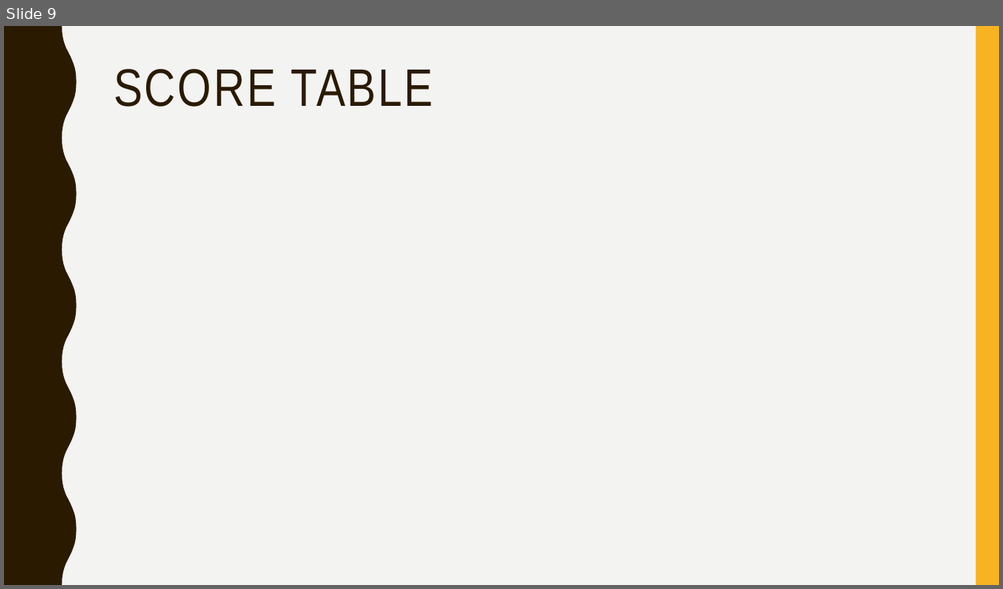
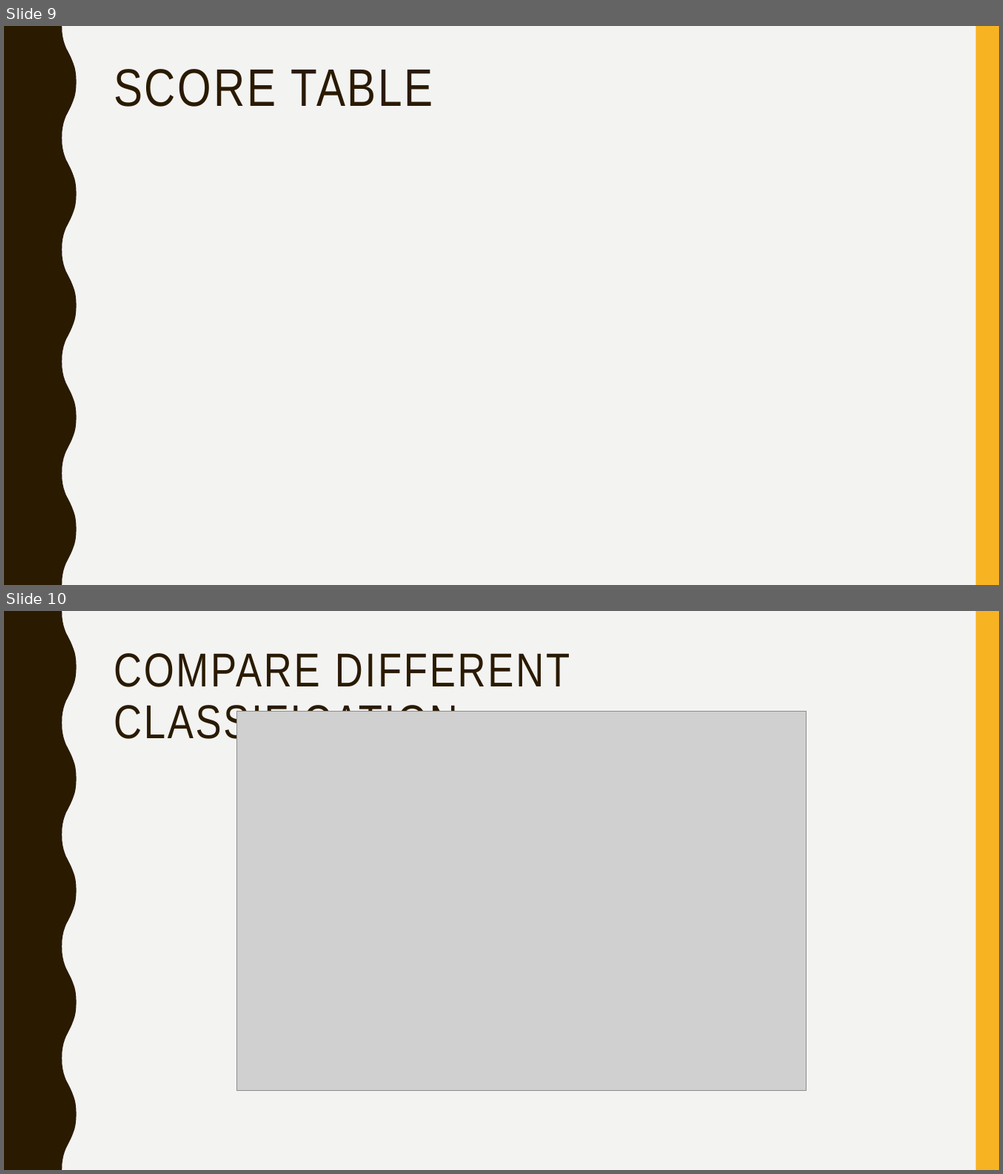
Before and after one commit to haonanou/MachineLearning_FinalProject, a slide deck: slides/ppt.pptx. Shown one above the other, each under a label of ours: slide 9 before the commit, slides 9 and 10 after it. The pictures are 1003x589 and 1003x1174 pixels, drawn with LibreOffice and Linux fonts; fonts in the diff are those of the drawing; grey boxes stand for pictures. Boxes give left, top, right and bottom in pixels: in the first picture for what was removed or moved away, otherwise in the second. Text is boxed around its words. In the diff, an @@ line names an element or a change of style, - is before the commit and + after.

Commit message:
added classification comparision chart

```diff
--- a/slides/ppt.pptx
+++ b/slides/ppt.pptx
@@ slide 10 added at bbox=[4, 611, 999, 1170], background #F3F3F2; not listed: 2 template elements that a slide beside it also shows @@
@@ title added at bbox=[114, 653, 569, 747], 45.9 pt, text #2A1A00 @@
+COMPARE DIFFERENT CLASSIFICATION
@@ picture added at bbox=[237, 712, 805, 1091] @@
```
Also in this commit, not shown: 1 other slide added.
